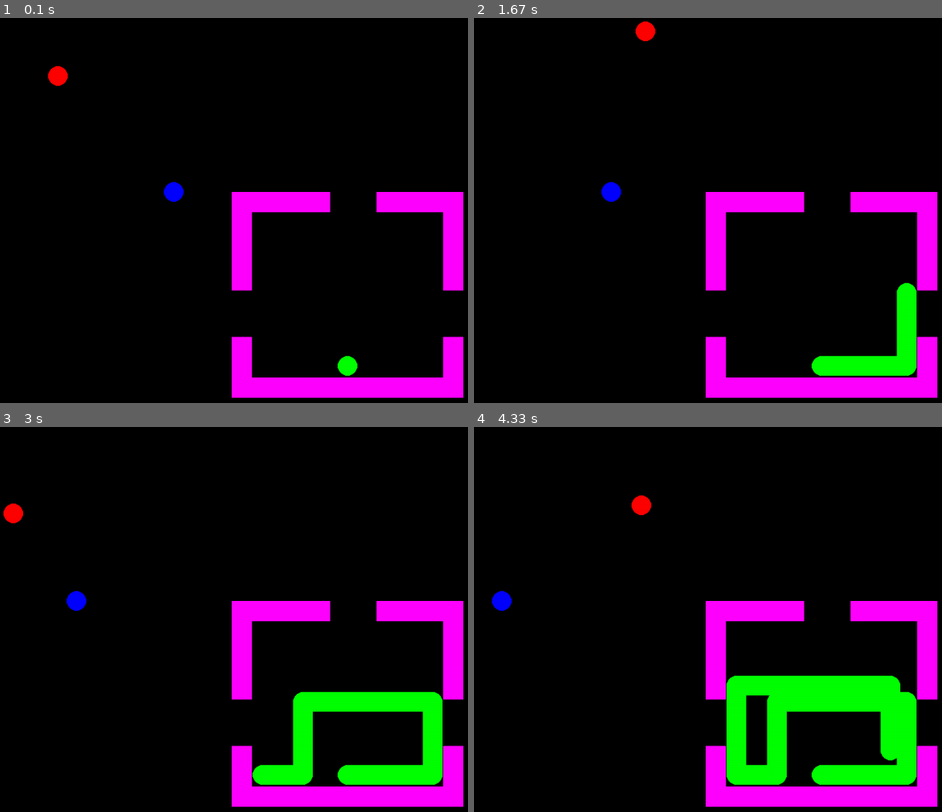
Above: before the commit, frames 1-4 (two rows, left to right).
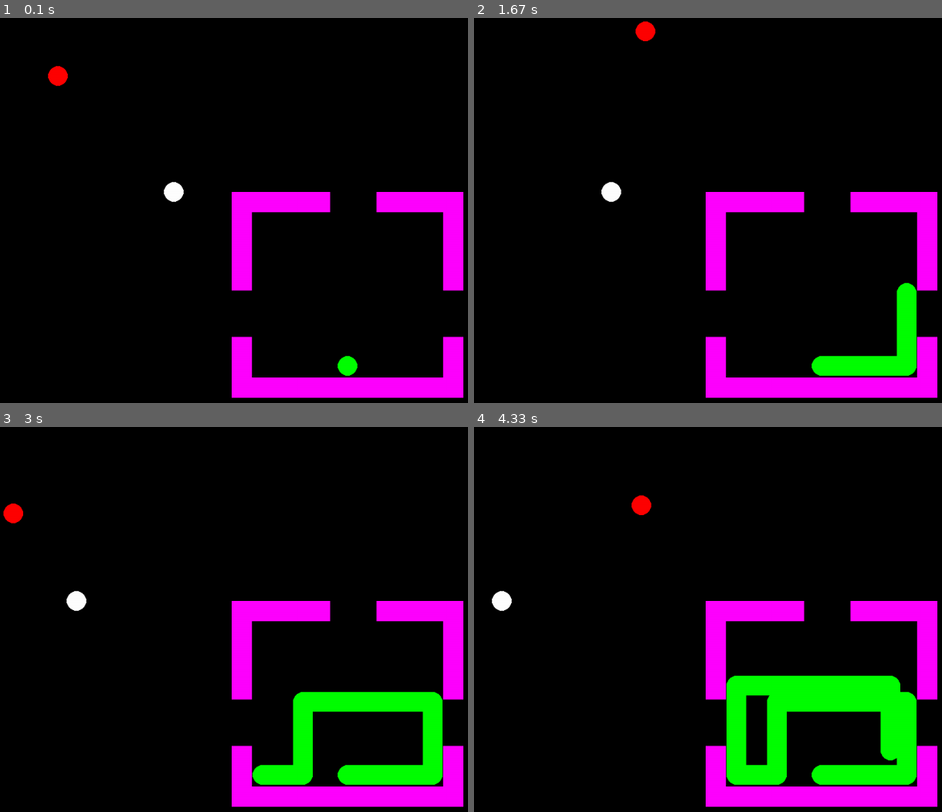
Above: after the commit, the same moments.

Repository: mcelrea/PyGameTag
Game: pygame game, started from Main.py
The game is run twice, just before and just after one commit, with the same random seed, the same clock (stepped at 60 frames per second) and the same inputs.
Inputs:
- Up to frame 1 (0.1 s): no input
- Up to frame 2 (1.67 s): hold Right 0.33-0.8 s; hold Up 0.83-1.13 s; hold W 0.83-1.13 s; tap J at 0.9, 1.23, 1.53 s; tap I at 0.98 s; hold Right 1.17-1.63 s; hold D 1.17-1.63 s; tap K at 1.32 s
- Up to frame 3 (3 s): hold Left 1.67-2.2 s; hold A 1.67-2.2 s; tap J at 1.73, 2.03, 2.3, 2.63, 2.93 s; hold Down 2.23-2.53 s; hold S 2.23-2.53 s; tap I at 2.38 s; hold Left 2.57-2.97 s; hold A 2.57-2.97 s; tap K at 2.72 s
- Up to frame 4 (4.33 s): hold Up 3-3.37 s; hold W 3-3.37 s; tap J at 3.07, 3.47, 3.77, 4.13 s; hold Right 3.4-4.03 s; hold D 3.4-4.03 s; tap I at 3.55 s; hold Down from 4.07 s (still down); hold S from 4.07 s (still down); tap K at 4.22 s

The runs differ from the first frame. In frame 1, 0.2% of the frame differs, in the area x 34-40%, y 42-48%; in frame 2, 0.2%, in the area x 27-32%, y 42-48%; in frame 3, 0.2%; in frame 4, 0.2%.

Commit message:
added choosing it code

Diff:
--- a/Main.py
+++ b/Main.py
@@ -1,4 +1,5 @@
 import pygame #needed to import the pygame framework
+import random
 
 #problem: pygame only tests rectangle collision, players are circles
 #solution: create hidden rectangle that follows player, check that rectangle for collision
@@ -96,11 +97,26 @@
     return False
 
 def drawPlayer(player):
-    pygame.draw.circle(screen,
-                       player[2],
-                       (player[0], player[1]),
-                       17)
+    if player[4] == False:
+        pygame.draw.circle(screen,
+                           player[2],
+                           (player[0], player[1]),
+                           17)
+    else:
+        pygame.draw.circle(screen,
+                           (255,255,255),
+                           (player[0], player[1]),
+                           17)
     #pygame.draw.rect(screen,(255,255,255), pygame.Rect(player[0]-17, player[1]-17,34,34), 1)
+
+#randomly decide who is it BEFORE the game starts
+whoIsIt = random.randint(0,2) #0,1,2
+if whoIsIt == 0:
+    redPlayer[4] = True
+elif whoIsIt == 1:
+    greenPlayer[4] = True
+elif whoIsIt == 2:
+    bluePlayer[4] = True
 
 #continually run the game loop until done is switch to True
 while not done:
